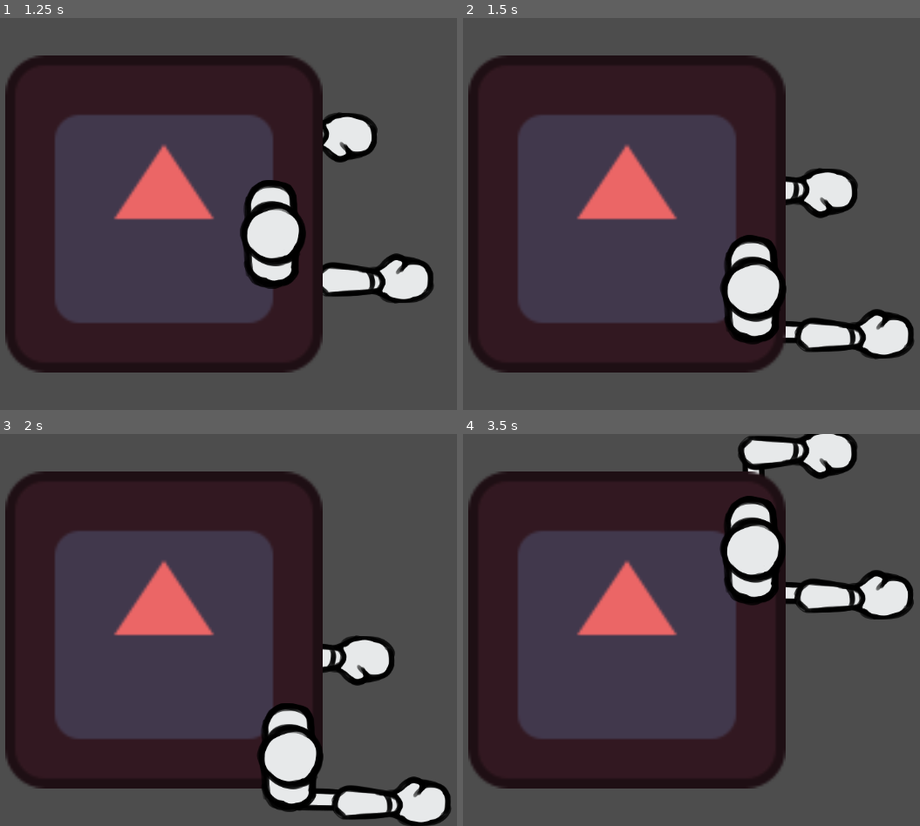
Above: before the commit, frames 1-4 (two rows, left to right).
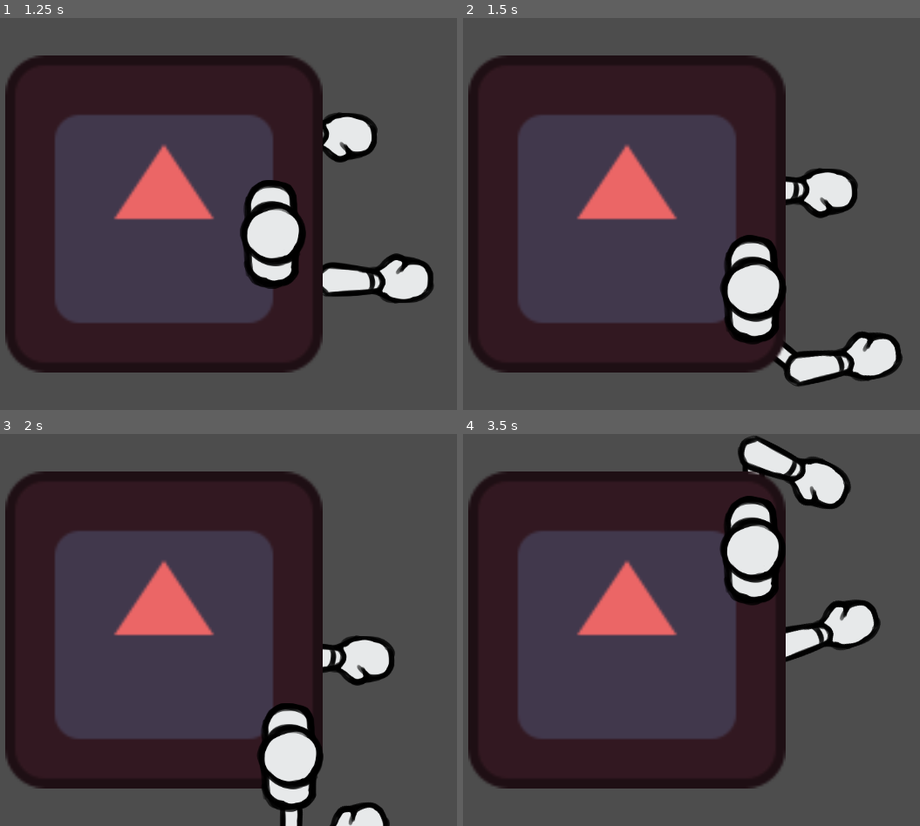
Above: after the commit, the same moments.

Repository: Eefschmeef2310/GDS1-Lab4
Game: Godot game, scene res://scenes/base_level.tscn
The game is run twice, just before and just after one commit, with the same random seed, the same clock (stepped at 60 frames per second) and the same inputs. This scene is started directly instead of the project's main scene. The engine's default icon, where the game draws it, is replaced by a stand-in: a white triangle on a blue panel in a dark square.
Inputs:
- Up to frame 1 (1.25 s): tap Enter at 0.5 s; hold D (Right) from 0.53 s (still down); hold Space (Punch) from 0.53 s (still down)
- Up to frame 2 (1.5 s): release D (Right) at 1.28 s; release Space (Punch) at 1.28 s; hold S (Down) from 1.28 s (still down); tap Space (Punch) at 1.35 s
- Up to frame 3 (2 s): keep holding S (Down)
- Up to frame 4 (3.5 s): tap Space (Punch) at 2, 2.85 s; release S (Down) at 2.03 s; hold D (Right) 2.03-2.78 s; hold Space (Punch) 2.03-2.78 s; hold W (Up) from 2.78 s (still down)

Frame 1 is identical in both runs. In frame 2, 4.0% of the frame differs, in the area x 67-99%, y 74-94%; in frame 3, 2.9%; in frame 4, 6.8%, in the area x 60-99%, y 0-59%.
Error before the commit: Invalid assignment of property or key 'disabled' with value of type 'bool' on a base object of type 'null instance'. (res://punch_bases/punch_base.gd:60)

Commit message:
Added Player Punches Script

Diff:
--- a/player/player.tscn
+++ b/player/player.tscn
@@ -4,7 +4,7 @@
 [ext_resource type="Script" path="res://movement_bases/player_movement.gd" id="2_oq0kp"]
 [ext_resource type="Texture2D" uid="uid://conbajqnff32f" path="res://assets/arm.png" id="2_sngc8"]
 [ext_resource type="Texture2D" uid="uid://dymtb3ckobc8e" path="res://assets/hand.png" id="3_gsiok"]
-[ext_resource type="Script" path="res://punch_bases/punch_base.gd" id="5_pwf3y"]
+[ext_resource type="Script" path="res://punch_bases/player_punch.gd" id="5_ae7lc"]
 
 [sub_resource type="RectangleShape2D" id="RectangleShape2D_mrnbx"]
 size = Vector2(89, 123)
@@ -271,6 +271,7 @@
 position = Vector2(1.4996, -133.5)
 shape = SubResource("RectangleShape2D_mrnbx")
 disabled = true
+debug_color = Color(0.964706, 0, 0.490196, 0.419608)
 
 [node name="RArm" type="Sprite2D" parent="Body"]
 z_index = -1
@@ -292,6 +293,7 @@
 position = Vector2(1.4996, -133.5)
 shape = SubResource("RectangleShape2D_mrnbx")
 disabled = true
+debug_color = Color(0.964706, 0, 0.490196, 0.419608)
 
 [node name="HeadCollision" type="CollisionShape2D" parent="."]
 scale = Vector2(0.84, 0.84)
@@ -304,7 +306,7 @@
 speed = 500.0
 
 [node name="Punches" type="Node" parent="Scripts"]
-script = ExtResource("5_pwf3y")
+script = ExtResource("5_ae7lc")
 
 [node name="AnimationPlayers" type="Node" parent="."]
 
@@ -318,4 +320,5 @@
 "": SubResource("AnimationLibrary_22anh")
 }
 
-[connection signal="body_entered" from="Body/LArm/LHand/LeftHitbox" to="Scripts/Punches" method="_on_left_hitbox_body_entered"]
+[connection signal="body_entered" from="Body/LArm/LHand/LeftHitbox" to="Scripts/Punches" method="_on_punch_hitbox_body_entered"]
+[connection signal="body_entered" from="Body/RArm/RHand/RightHitbox" to="Scripts/Punches" method="_on_punch_hitbox_body_entered"]
--- /dev/null
+++ b/punch_bases/player_punch.gd
@@ -0,0 +1,38 @@
+extends PunchScript
+#class_name
+#Authored by [Name]. Please consult for any modifications or major feature requests.
+
+#region Variables
+#Signals
+
+#Enums
+
+#Constants
+
+#Exported Variables
+#@export_group("Group")
+#@export_subgroup("Subgroup")
+
+#Onready Variables
+
+#Other Variables (please try to separate and organise!)
+
+#endregion
+
+#region Godot methods
+func _ready():
+	#Runs when all children have entered the tree
+	pass
+
+func _process(delta):
+	input_punch = true if Input.is_action_pressed("Punch") else false
+	pass
+#endregion
+
+#region Signal methods
+
+#endregion
+
+#region Other methods (please try to separate and organise!)
+
+#endregion
--- a/punch_bases/punch_base.gd
+++ b/punch_bases/punch_base.gd
@@ -1,5 +1,5 @@
 extends Node
-#class_name
+class_name PunchScript
 #Authored by Alex. Please consult for any modifications or major feature requests.
 
 #region Variables
@@ -15,39 +15,38 @@
 #@export_subgroup("Subgroup")
 
 #Onready Variables
-@onready var left_hitbox: CollisionShape2D = $"../../Body/LArm/LHand/LHitbox/CollisionShape2D"
-@onready var right_hitbox: CollisionShape2D = $"../../Body/RArm/RHand/RHitbox/CollisionShape2D"
+@onready var left_hitbox: CollisionShape2D = $"../../Body/LArm/LHand/LeftHitbox/CollisionShape2D"
+@onready var right_hitbox: CollisionShape2D = $"../../Body/RArm/RHand/RightHitbox/CollisionShape2D"
+
 #Other Variables (please try to separate and organise!)
 var can_punch: bool = true
 var can_retract: bool = false
 var is_right_arm: bool = true
 var current_arm_anim: AnimationPlayer
+
+var input_punch: bool = false #This variable determines the "input" from character
 #endregion
 
 #region Godot methods
-func _ready():
-	#Runs when all children have entered the tree
-	pass
-
-func _process(delta):
+func _physics_process(delta):
 	#Runs per frame
-	if can_punch && Input.is_action_pressed("Punch"):
+	if can_punch && input_punch:
 		punch(is_right_arm)
 
-	if(can_retract && !Input.is_action_pressed("Punch")):
+	if(can_retract && !input_punch):
 		retract()
 
 #endregion
 
 #region Signal methods
-func _on_left_hitbox_body_entered(body):
+func _on_punch_hitbox_body_entered(body):
+	#Functionality not added yet in other classes
+	#Should add score and knockback
 	if(body.is_in_group("Enemy")):
-		#Functionality not added yet in other classes
 		enemy_punched.emit()
 	if(body.is_in_group("Player")):
-		#Functionality not added yet in other classes
 		player_punched.emit()
-	pass # Replace with function body.
+
 #endregion
 
 #region Other methods (please try to separate and organise!)
@@ -77,4 +76,5 @@
 func finished_retract():
 	is_right_arm = !is_right_arm
 	can_punch = true
+
 #endregion
